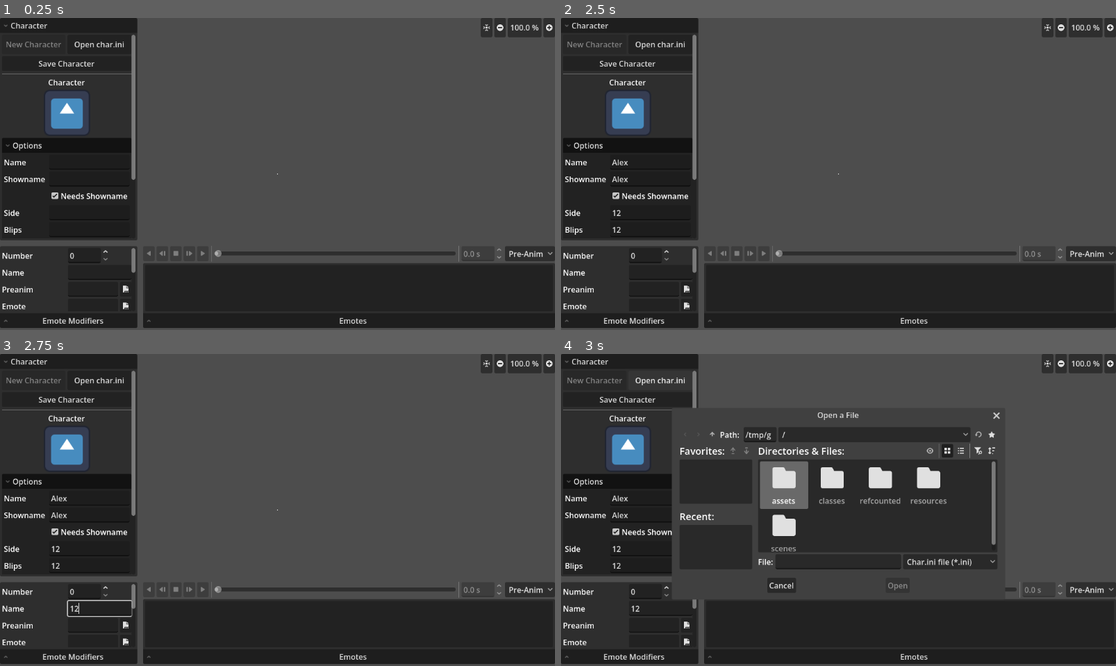
Above: before the commit, frames 1-4 (two rows, left to right).
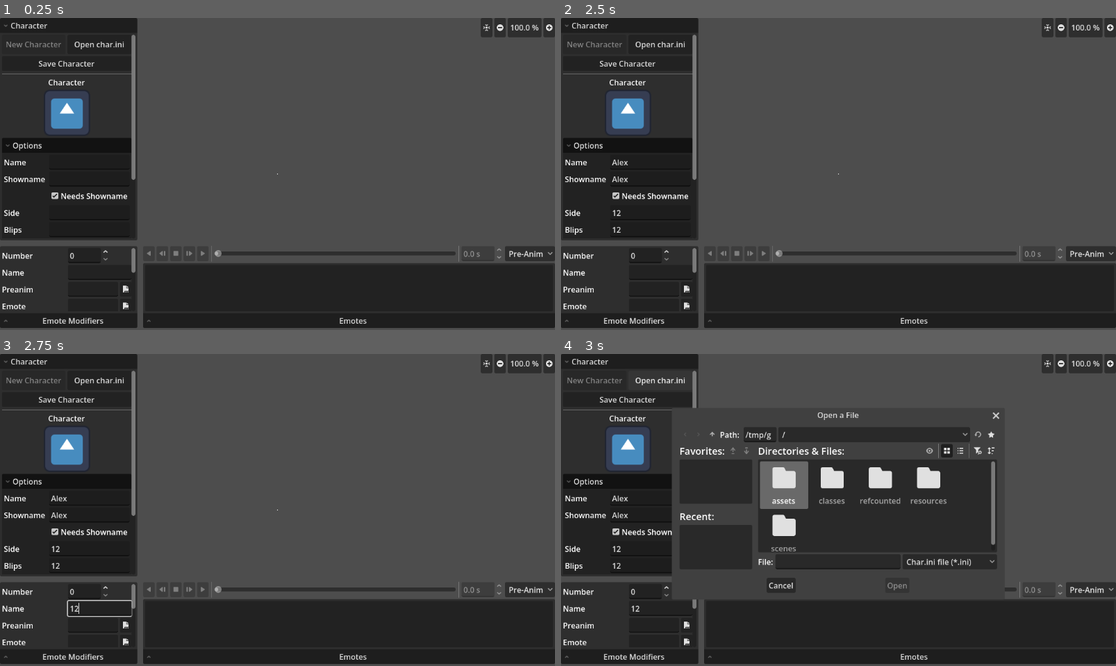
Above: after the commit, the same moments.

Repository: Crystalwarrior/KFO-CharMaker
Game: Godot game, scene res://scenes/main.tscn
The game is run twice, just before and just after one commit, with the same random seed, the same clock (stepped at 60 frames per second) and the same inputs. The engine's default icon, where the game draws it, is replaced by a stand-in: a white triangle on a blue panel in a dark square.
Inputs (mouse positions are in pixels of both pictures, inside the frame that each line leads up to):
- Up to frame 1 (0.25 s): no input
- Up to frame 2 (2.5 s): click (649, 161) at 0.52 s; type "Alex" at 0.6 s; click (649, 180) at 0.75 s; type "Alex" at 0.83 s; click (649, 211) at 0.98 s; type "12" at 1.07 s; click (649, 230) at 1.27 s; type "12" at 1.35 s; click (649, 245) at 1.5 s; type "12" at 1.58 s; click (649, 264) at 1.73 s; type "12" at 1.82 s; click (649, 280) at 2.02 s; type "12" at 2.1 s; click (649, 295) at 2.25 s; type "12" at 2.33 s; click (660, 273) at 2.48 s
- Up to frame 3 (2.75 s): type "12" at 2.57 s
- Up to frame 4 (3 s): click "Open char.ini" at 2.75 s

Frames 1-3 are identical in both runs. In frame 4, 0.4% of the frame differs, in the area x 37-80%, y 18-76%.
Error in both runs: Invalid assignment of property or key 'char_name' with value of type 'String' on a base object of type 'Nil'. (res://scenes/char_converter.gd:187)

Commit message:
Fixed issue with number spinbox min and max values.

Diff:
--- a/scenes/char_converter.gd
+++ b/scenes/char_converter.gd
@@ -175,7 +175,7 @@
 		scaling_option.select(0)
 	else:
 		scaling_option.select(1)
-	number_spin_box.max_value = current_character.emotes.size() - 1
+	number_spin_box.max_value = current_character.emotes.size()
 	var char_folder: String = path.get_base_dir()
 	load_char_icon_from_filepath(char_folder + "/char_icon.png")
 	char_folder_label.text = char_folder.get_basename().get_file()
@@ -460,6 +460,9 @@
 
 
 func _on_emote_number_changed(value: float) -> void:
+	if value == 0:
+		number_spin_box.value = 1
+		return
 	var index_from: int = current_emote_number
 	var index_to: int = int(value) - 1
 	current_character.emotes.insert(index_to, current_character.emotes.pop_at(index_from))
